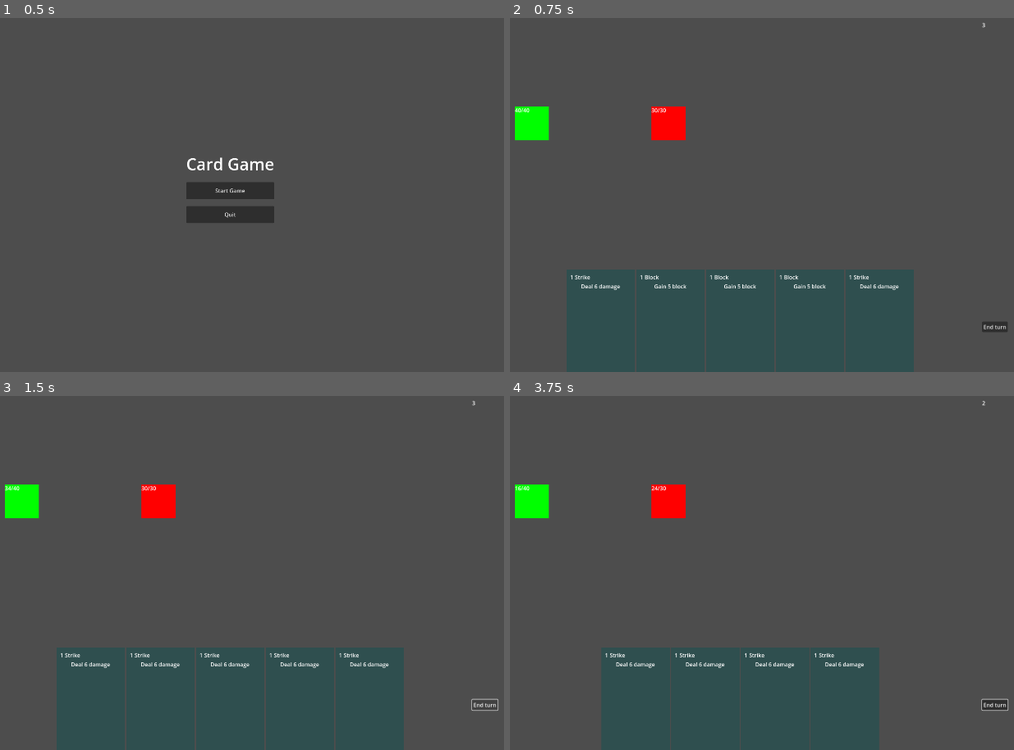
Above: before the commit, frames 1-4 (two rows, left to right).
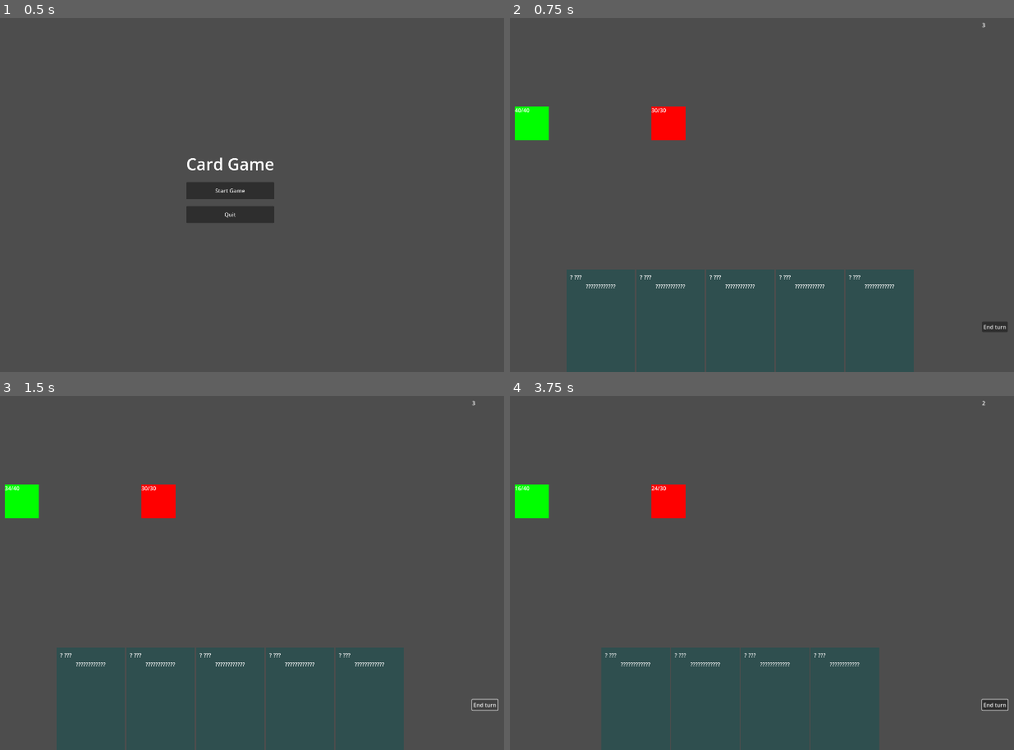
Above: after the commit, the same moments.

Repository: Pixel-Pilgrims/game-off-2024
Game: Godot game, scene res://scenes/Main.tscn
The game is run twice, just before and just after one commit, with the same random seed, the same clock (stepped at 60 frames per second) and the same inputs.
Inputs (mouse positions are in pixels of both pictures, inside the frame that each line leads up to):
- Up to frame 1 (0.5 s): no input
- Up to frame 2 (0.75 s): click "Start Game" at 0.5 s
- Up to frame 3 (1.5 s): click "End turn" at 1.25 s
- Up to frame 4 (3.75 s): click "End turn" at 2 s; click "End turn" at 2.75 s; tap Enter at 3.5 s; move the mouse to (600, 700) at 3.52 s; click (600, 700) at 3.67 s

Frame 1 is identical in both runs. In frame 2, 0.4% of the frame differs, in the area x 11-78%, y 72-77%; in frame 3, 0.5%; in frame 4, 0.4%.

Commit message:
feat: add decoder menu (right click on a card)
The decoder menu is a temporary solution to decode cards. It is not even
fully functional. Also moved all scripts to the scripts folder.

Diff:
--- a/project.godot
+++ b/project.godot
@@ -19,6 +19,10 @@
 run/main_scene="res://scenes/Main.tscn"
 config/features=PackedStringArray("4.3", "GL Compatibility")
 
+[autoload]
+
+GameState="*res://scripts/game_state.gd"
+
 [display]
 
 window/size/viewport_width=1920
--- a/resources/cards/attack_card.tres
+++ b/resources/cards/attack_card.tres
@@ -1,6 +1,6 @@
 [gd_resource type="Resource" script_class="CardData" load_steps=2 format=3 uid="uid://i1h80xcboga2"]
 
-[ext_resource type="Script" path="res://scripts/card_data.gd" id="1_e526h"]
+[ext_resource type="Script" path="res://scripts/cards/card_data.gd" id="1_e526h"]
 
 [resource]
 script = ExtResource("1_e526h")
--- a/resources/cards/block_card.tres
+++ b/resources/cards/block_card.tres
@@ -1,6 +1,6 @@
 [gd_resource type="Resource" script_class="CardData" load_steps=2 format=3 uid="uid://dwoxx76qsbfys"]
 
-[ext_resource type="Script" path="res://scripts/card_data.gd" id="1_8hq8f"]
+[ext_resource type="Script" path="res://scripts/cards/card_data.gd" id="1_8hq8f"]
 
 [resource]
 script = ExtResource("1_8hq8f")
--- a/scenes/Card.tscn
+++ b/scenes/Card.tscn
@@ -1,6 +1,6 @@
 [gd_scene load_steps=2 format=3 uid="uid://cpp37o7600nho"]
 
-[ext_resource type="Script" path="res://scripts/card.gd" id="1_p7luq"]
+[ext_resource type="Script" path="res://scripts/cards/card.gd" id="1_p7luq"]
 
 [node name="Card" type="Control"]
 custom_minimum_size = Vector2(200, 300)
@@ -44,18 +44,18 @@
 [node name="CostLabel" type="Label" parent="MarginContainer/VBoxContainer/TopBar"]
 layout_mode = 2
 size_flags_horizontal = 0
-text = "1"
+text = "666"
 
 [node name="NameLabel" type="Label" parent="MarginContainer/VBoxContainer/TopBar"]
 layout_mode = 2
 size_flags_horizontal = 3
-text = "Strike"
+text = "Unleash all demons"
 
 [node name="EffectLabel" type="Label" parent="MarginContainer/VBoxContainer"]
 custom_minimum_size = Vector2(180, 200)
 layout_mode = 2
 size_flags_vertical = 3
-text = "Deal 6 damage"
+text = "Unleash all demons, with the power of THE DEBUG!"
 horizontal_alignment = 1
 autowrap_mode = 2
 
--- a/scenes/Combat.tscn
+++ b/scenes/Combat.tscn
@@ -1,10 +1,12 @@
-[gd_scene load_steps=6 format=3 uid="uid://bqup6jb3jks6m"]
+[gd_scene load_steps=8 format=3 uid="uid://bqup6jb3jks6m"]
 
-[ext_resource type="Script" path="res://scripts/combat_manager.gd" id="1_evyhb"]
-[ext_resource type="Script" path="res://scenes/combat.gd" id="1_nxceq"]
-[ext_resource type="Script" path="res://scripts/hand_manager.gd" id="2_h8j1s"]
+[ext_resource type="Script" path="res://scripts/managers/combat_manager.gd" id="1_evyhb"]
+[ext_resource type="Script" path="res://scripts/combat.gd" id="1_nxceq"]
+[ext_resource type="Script" path="res://scripts/managers/hand_manager.gd" id="2_h8j1s"]
 [ext_resource type="Script" path="res://scripts/enemy.gd" id="3_eptra"]
 [ext_resource type="Script" path="res://scripts/player.gd" id="4_b6im6"]
+[ext_resource type="Script" path="res://scripts/managers/decoder_manager.gd" id="4_w75aa"]
+[ext_resource type="PackedScene" uid="uid://duyk27ghemr8s" path="res://scenes/decode_ui.tscn" id="6_jgfcw"]
 
 [node name="Combat" type="Node2D"]
 script = ExtResource("1_nxceq")
@@ -14,6 +16,9 @@
 
 [node name="HandManager" type="Node" parent="."]
 script = ExtResource("2_h8j1s")
+
+[node name="DecoderManager" type="Node" parent="."]
+script = ExtResource("4_w75aa")
 
 [node name="PlayArea" type="Control" parent="."]
 layout_mode = 3
@@ -102,3 +107,5 @@
 grow_horizontal = 2
 grow_vertical = 0
 alignment = 1
+
+[node name="DecodeUI" parent="UI" instance=ExtResource("6_jgfcw")]
--- a/scenes/Main.tscn
+++ b/scenes/Main.tscn
@@ -1,6 +1,6 @@
 [gd_scene load_steps=2 format=3 uid="uid://ddx65fdpgkycb"]
 
-[ext_resource type="Script" path="res://scenes/main.gd" id="1_k4dox"]
+[ext_resource type="Script" path="res://scripts/main.gd" id="1_k4dox"]
 
 [node name="Main" type="Node"]
 script = ExtResource("1_k4dox")
--- a/scenes/MainMenu.tscn
+++ b/scenes/MainMenu.tscn
@@ -1,6 +1,6 @@
 [gd_scene load_steps=2 format=3 uid="uid://bxru22786wp6n"]
 
-[ext_resource type="Script" path="res://scenes/main_menu.gd" id="1_qcqg6"]
+[ext_resource type="Script" path="res://scripts/main_menu.gd" id="1_qcqg6"]
 
 [node name="MainMenu" type="Control"]
 layout_mode = 3
--- /dev/null
+++ b/scenes/decode_ui.tscn
@@ -0,0 +1,45 @@
+[gd_scene load_steps=2 format=3 uid="uid://duyk27ghemr8s"]
+
+[ext_resource type="Script" path="res://scripts/decode_ui.gd" id="1_d4e5u"]
+
+[node name="DecodeUI" type="PanelContainer"]
+process_mode = 3
+visible = false
+anchors_preset = 8
+anchor_left = 0.5
+anchor_top = 0.5
+anchor_right = 0.5
+anchor_bottom = 0.5
+offset_left = -100.0
+offset_top = -75.0
+offset_right = 100.0
+offset_bottom = 75.0
+grow_horizontal = 2
+grow_vertical = 2
+script = ExtResource("1_d4e5u")
+
+[node name="MarginContainer" type="MarginContainer" parent="."]
+layout_mode = 2
+theme_override_constants/margin_left = 10
+theme_override_constants/margin_top = 10
+theme_override_constants/margin_right = 10
+theme_override_constants/margin_bottom = 10
+
+[node name="VBox" type="VBoxContainer" parent="MarginContainer"]
+layout_mode = 2
+theme_override_constants/separation = 10
+
+[node name="DecodePointsLabel" type="Label" parent="MarginContainer/VBox"]
+layout_mode = 2
+text = "Decode Points: 0"
+horizontal_alignment = 1
+
+[node name="OptionsContainer" type="VBoxContainer" parent="MarginContainer/VBox"]
+layout_mode = 2
+theme_override_constants/separation = 5
+
+[node name="CloseButton" type="Button" parent="MarginContainer/VBox"]
+layout_mode = 2
+text = "Close"
+
+[connection signal="pressed" from="MarginContainer/VBox/CloseButton" to="." method="hide"]
--- a/scripts/card.gd
+++ /dev/null
@@ -1,41 +0,0 @@
-extends Control
-
-signal card_played(card)
-
-var card_data: Resource
-
-@onready var cost_label: Label = $MarginContainer/VBoxContainer/TopBar/CostLabel
-@onready var name_label: Label = $MarginContainer/VBoxContainer/TopBar/NameLabel
-@onready var effect_label: Label = $MarginContainer/VBoxContainer/EffectLabel
-
-func setup(data: Resource) -> void:
-	card_data = data
-	update_display()
-
-func update_display() -> void:
-	await ready
-	cost_label.text = str(card_data.energy_cost)
-	name_label.text = card_data.name
-	effect_label.text = card_data.effect_description
-
-func _gui_input(event: InputEvent) -> void:
-	if event is InputEventMouseButton and event.pressed:
-		var combat_manager = get_node("/root/Main/Combat/CombatManager")
-		if combat_manager.can_play_card(card_data.energy_cost):
-			play_card()
-
-func play_card() -> void:
-	var combat_manager = get_node("/root/Main/Combat/CombatManager")
-	combat_manager.spend_energy(card_data.energy_cost)
-	execute_effect()
-	card_played.emit(self)
-	queue_free()
-
-func execute_effect() -> void:
-	match card_data.card_type:
-		"attack":
-			var enemy = get_node("/root/Main/Combat/Enemy")
-			enemy.take_damage(card_data.effect_value)
-		"block":
-			var player = get_node("/root/Main/Combat/Player")
-			player.gain_block(card_data.effect_value)
--- /dev/null
+++ b/scripts/cards/card.gd
@@ -0,0 +1,121 @@
+# card.gd
+extends Control
+
+signal card_played(card)
+
+var card_data: Resource
+var decoded_aspects: Dictionary = {}
+
+@onready var cost_label: Label = $MarginContainer/VBoxContainer/TopBar/CostLabel
+@onready var name_label: Label = $MarginContainer/VBoxContainer/TopBar/NameLabel
+@onready var effect_label: Label = $MarginContainer/VBoxContainer/EffectLabel
+
+# Constants for unread display
+const UNKNOWN_COST = "?"
+const UNKNOWN_NAME = "???"
+const UNKNOWN_EFFECT = "????????????"
+
+func setup(data: Resource, starting_decoded_aspects: Dictionary = {}) -> void:
+	card_data = data
+	decoded_aspects = starting_decoded_aspects
+	update_display()
+
+func update_display() -> void:
+	if not is_node_ready():
+		await ready
+	# Cost display
+	if is_aspect_decoded("cost"):
+		cost_label.text = str(card_data.energy_cost)
+	else:
+		cost_label.text = UNKNOWN_COST
+
+	# Name display
+	if is_aspect_decoded("name"):
+		name_label.text = card_data.name
+	else:
+		name_label.text = UNKNOWN_NAME
+
+	# Effect display
+	if is_aspect_decoded("description"):
+		effect_label.text = card_data.effect_description
+	else:
+		effect_label.text = UNKNOWN_EFFECT
+
+func is_aspect_decoded(aspect: String) -> bool:
+	return decoded_aspects.get(aspect, false)
+
+func reveal_aspect(aspect: String) -> void:
+	print("Revealing " + aspect)
+	decoded_aspects[aspect] = true
+	# Save to GameState
+	if not card_data.resource_path in GameState.decoded_aspects:
+		GameState.decoded_aspects[card_data.resource_path] = {}
+	GameState.decoded_aspects[card_data.resource_path][aspect] = true
+	update_display()
+
+func get_effect_value() -> int:
+	if is_aspect_decoded("value"):
+		return card_data.effect_value
+	else:
+		# Random value for unread cards
+		match card_data.card_type:
+			"attack": return randi_range(4, 8)
+			"block": return randi_range(4, 8)
+			_: return card_data.effect_value
+
+func _gui_input(event: InputEvent) -> void:
+	if event is InputEventMouseButton:
+		if event.button_index == MOUSE_BUTTON_RIGHT and event.pressed:
+			show_decode_menu()
+		elif event.button_index == MOUSE_BUTTON_LEFT and event.pressed:
+			var combat_manager = get_node("/root/Main/Combat/CombatManager")
+			if combat_manager.can_play_card(card_data.energy_cost):
+				play_card()
+
+func play_card() -> void:
+	var combat_manager = get_node("/root/Main/Combat/CombatManager")
+	combat_manager.spend_energy(card_data.energy_cost)
+	execute_effect()
+	card_played.emit(self)
+	queue_free()
+
+func execute_effect() -> void:
+	match card_data.card_type:
+		"attack":
+			var enemy = get_node("/root/Main/Combat/Enemy")
+			enemy.take_damage(get_effect_value())
+		"block":
+			var player = get_node("/root/Main/Combat/Player")
+			player.gain_block(get_effect_value())
+
+func show_decode_menu() -> void:
+	var popup = PopupMenu.new()
+	add_child(popup)
+
+	var decoder = get_node("/root/Main/Combat/DecoderManager")
+
+	# Add decode options
+	if not is_aspect_decoded("cost"):
+		popup.add_item("Decode Cost (2 points)", 0)
+	if not is_aspect_decoded("type"):
+		popup.add_item("Decode Type (3 points)", 1)
+	if not is_aspect_decoded("value"):
+		popup.add_item("Decode Value (4 points)", 2)
+	if not is_aspect_decoded("description"):
+		popup.add_item("Decode Description (5 points)", 3)
+
+	if popup.item_count == 0:
+		popup.add_item("Fully Decoded", -1)
+		popup.set_item_disabled(0, true)
+
+	popup.id_pressed.connect(_on_decode_option_selected)
+	popup.position = get_global_mouse_position()
+	popup.popup()
+
+func _on_decode_option_selected(id: int) -> void:
+	var decoder = get_node("/root/Main/Combat/DecoderManager")
+	match id:
+		0: decoder.decode_aspect(self, "cost")
+		1: decoder.decode_aspect(self, "type")
+		2: decoder.decode_aspect(self, "value")
+		3: decoder.decode_aspect(self, "description")
--- /dev/null
+++ b/scripts/decode_ui.gd
@@ -0,0 +1,53 @@
+# decode_ui.gd
+extends PanelContainer
+
+signal aspect_selected(aspect: String)
+
+@onready var decode_points_label = $MarginContainer/VBox/DecodePointsLabel
+@onready var options_container = $MarginContainer/VBox/OptionsContainer
+
+# Decode costs for each aspect
+const COSTS = {
+	"cost": 2,
+	"type": 3,
+	"value": 4,
+	"description": 5
+}
+
+func _ready() -> void:
+	hide()
+	update_points()
+
+func update_points() -> void:
+	var decoder = get_node("/root/Main/Combat/DecoderManager")
+	decode_points_label.text = "Decode Points: %d" % decoder.available_points
+
+func show_for_card(card: Node) -> void:
+	# Clear previous options
+	for child in options_container.get_children():
+		child.queue_free()
+
+	# Add new options based on card's decode state
+	for aspect in COSTS:
+		if not card.is_aspect_decoded(aspect):
+			var button = Button.new()
+			button.text = "Decode %s (%d points)" % [aspect.capitalize(), COSTS[aspect]]
+
+			var decoder = get_node("/root/Main/Combat/DecoderManager")
+			button.disabled = decoder.available_points < COSTS[aspect]
+
+			button.pressed.connect(func():
+				aspect_selected.emit(aspect)
+				hide()
+			)
+			options_container.add_child(button)
+
+	if options_container.get_child_count() == 0:
+		var label = Label.new()
+		label.text = "Card fully decoded!"
+		options_container.add_child(label)
+
+	# Show the popup
+	show()
+	# Center in viewport
+	position = get_viewport_rect().size / 2 - size / 2
--- /dev/null
+++ b/scripts/game_state.gd
@@ -0,0 +1,157 @@
+# game_state.gd
+extends Node
+
+# Persistent game progress
+var total_runs: int = 0
+var current_run: int = 0
+
+# Card knowledge system
+var decoded_aspects: Dictionary = {
+	# Structure:
+	# "res://resources/cards/attack_card.tres": {
+	#    "cost": true,
+	#    "type": true,
+	#    "value": false,
+	#    "description": false
+	# }
+}
+
+# Current run state
+var current_deck: Array = []
+var current_gold: int = 100
+var current_hp: int = 40
+var current_max_hp: int = 40
+var decode_points: int = 0
+
+# Save data structure
+const SAVE_PATH = "user://gamestate.save"
+
+func _ready() -> void:
+	load_game()
+
+func save_game() -> void:
+	var save_data = {
+		"meta_progress": {
+			"total_runs": total_runs,
+			"decoded_aspects": decoded_aspects,
+		},
+		"current_run": {
+			"run_number": current_run,
+			"current_deck": current_deck,
+			"current_gold": current_gold,
+			"current_hp": current_hp,
+			"current_max_hp": current_max_hp,
+			"decode_points": decode_points
+		}
+	}
+
+	var save_file = FileAccess.open(SAVE_PATH, FileAccess.WRITE)
+	var json_string = JSON.stringify(save_data)
+	save_file.store_string(json_string)
+
+func load_game() -> void:
+	if not FileAccess.file_exists(SAVE_PATH):
+		return
+
+	var save_file = FileAccess.open(SAVE_PATH, FileAccess.READ)
+	var json_string = save_file.get_as_text()
+
+	var json = JSON.new()
+	var parse_result = json.parse(json_string)
+	if parse_result == OK:
+		var save_data = json.get_data()
+
+		# Load meta progress
+		if "meta_progress" in save_data:
+			total_runs = save_data["meta_progress"].get("total_runs", 0)
+			decoded_aspects = save_data["meta_progress"].get("decoded_aspects", {})
+
+		# Load current run
+		if "current_run" in save_data:
+			current_run = save_data["current_run"].get("run_number", 0)
+			current_deck = save_data["current_run"].get("current_deck", [])
+			current_gold = save_data["current_run"].get("current_gold", 100)
+			current_hp = save_data["current_run"].get("current_hp", 40)
+			current_max_hp = save_data["current_run"].get("current_max_hp", 40)
+			decode_points = save_data["current_run"].get("decode_points", 0)
+
+# Run management
+func start_new_run() -> void:
+	current_run = total_runs + 1
+	current_gold = 100
+	current_hp = 40
+	current_max_hp = 40
+	decode_points = 0
+	current_deck.clear()
+	setup_starting_deck()
+	save_game()
+
+func end_run(victory: bool) -> void:
+	if victory:
+		total_runs += 1
+	save_game()
+
+# Card knowledge management
+func is_aspect_decoded(card_path: String, aspect: String) -> bool:
+	if not decoded_aspects.has(card_path):
+		return false
+	return decoded_aspects[card_path].get(aspect, false)
+
+func decode_aspect(card_path: String, aspect: String) -> void:
+	if not decoded_aspects.has(card_path):
+		decoded_aspects[card_path] = {}
+	decoded_aspects[card_path][aspect] = true
+	save_game()
+
+func is_card_fully_decoded(card_path: String) -> bool:
+	if not decoded_aspects.has(card_path):
+		return false
+	var aspects = decoded_aspects[card_path]
+	return aspects.get("cost", false) and \
+		   aspects.get("type", false) and \
+		   aspects.get("value", false) and \
+		   aspects.get("description", false)
+
+# Deck management
+func setup_starting_deck() -> void:
+	# Load starting cards
+	for i in range(5):
+		current_deck.append("res://resources/cards/attack_card.tres")
+		current_deck.append("res://resources/cards/block_card.tres")
+
+# Resource management
+func add_decode_points(amount: int) -> void:
+	decode_points += amount
+	save_game()
+
+func spend_decode_points(amount: int) -> bool:
+	if decode_points >= amount:
+		decode_points -= amount
+		save_game()
+		return true
+	return false
+
+func add_gold(amount: int) -> void:
+	current_gold += amount
+	save_game()
+
+func spend_gold(amount: int) -> bool:
+	if current_gold >= amount:
+		current_gold -= amount
+		save_game()
+		return true
+	return false
+
+# Health management
+func heal(amount: int) -> void:
+	current_hp = min(current_hp + amount, current_max_hp)
+	save_game()
+
+func take_damage(amount: int) -> void:
+	current_hp = max(current_hp - amount, 0)
+	save_game()
+
+func increase_max_hp(amount: int) -> void:
+	current_max_hp += amount
+	current_hp += amount
+	save_game()
--- /dev/null
+++ b/scripts/managers/decoder_manager.gd
@@ -0,0 +1,50 @@
+# decoder_manager.gd
+extends Node
+
+signal aspect_decoded(card_id: String, aspect: String)
+signal points_changed(new_amount: int)
+
+var available_points: int = 10  # Start with some points for testing
+
+const DECODE_COSTS = {
+	"cost": 2,
+	"type": 3,
+	"value": 4,
+	"description": 5
+}
+
+func _ready() -> void:
+	# Update UI on startup
+	points_changed.emit(available_points)
+
+func can_decode_aspect(card: Node, aspect: String) -> bool:
+	if not DECODE_COSTS.has(aspect):
+		return false
+	return available_points >= DECODE_COSTS[aspect]
+
+func decode_aspect(card: Node, aspect: String) -> void:
+	if not can_decode_aspect(card, aspect):
+		return
+
+	var cost = DECODE_COSTS[aspect]
+	available_points -= cost
+	points_changed.emit(available_points)
+
+	# Store the decoded information
+	var card_id = card.card_data.resource_path
+	GameState.decoded_aspects[card_id] = GameState.decoded_aspects.get(card_id, {})
+	GameState.decoded_aspects[card_id][aspect] = true
+
+	# Update card display
+	card.reveal_aspect(aspect)
+	aspect_decoded.emit(card_id, aspect)
+
+	# Update decode UI if it's visible
+	var decode_ui = get_node("/root/Main/Combat/UI/DecodeUI")
+	if decode_ui and decode_ui.visible:
+		decode_ui.update_points()
+
+func add_points(amount: int) -> void:
+	available_points += amount
+	points_changed.emit(available_points)
+	GameState.save_game()
--- a/scripts/hand_manager.gd
+++ b/scripts/managers/hand_manager.gd
@@ -1,3 +1,4 @@
+# hand_manager.gd
 extends Node
 
 const CARD_SCENE = preload("res://scenes/Card.tscn")
@@ -33,8 +34,15 @@
 func create_card(card_data: Resource) -> void:
 	var card_instance = CARD_SCENE.instantiate()
 	hand_container.add_child(card_instance)
-	card_instance.setup(card_data)
-	card_instance.connect("card_played", _on_card_played,CONNECT_ONE_SHOT)
+
+	# Load decode state from GameState
+	var decoded_aspects = {}
+	if card_data.resource_path in GameState.decoded_aspects:
+		decoded_aspects = GameState.decoded_aspects[card_data.resource_path].duplicate()
+
+	# Initialize card with both data and decode state
+	card_instance.setup(card_data, decoded_aspects)
+	card_instance.connect("card_played", _on_card_played, CONNECT_ONE_SHOT)
 	hand.append(card_instance)
 
 func discard_hand() -> void:
Renamed: scripts/card_data.gd -> scripts/cards/card_data.gd
Renamed: scenes/combat.gd -> scripts/combat.gd
Renamed: scenes/main.gd -> scripts/main.gd
Renamed: scenes/main_menu.gd -> scripts/main_menu.gd
Renamed: scripts/combat_manager.gd -> scripts/managers/combat_manager.gd
